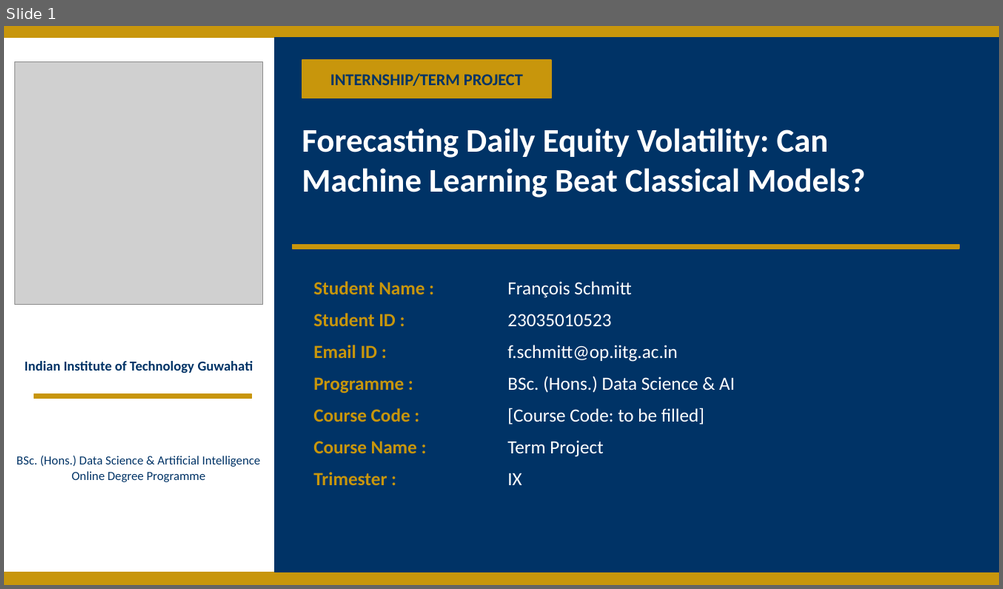
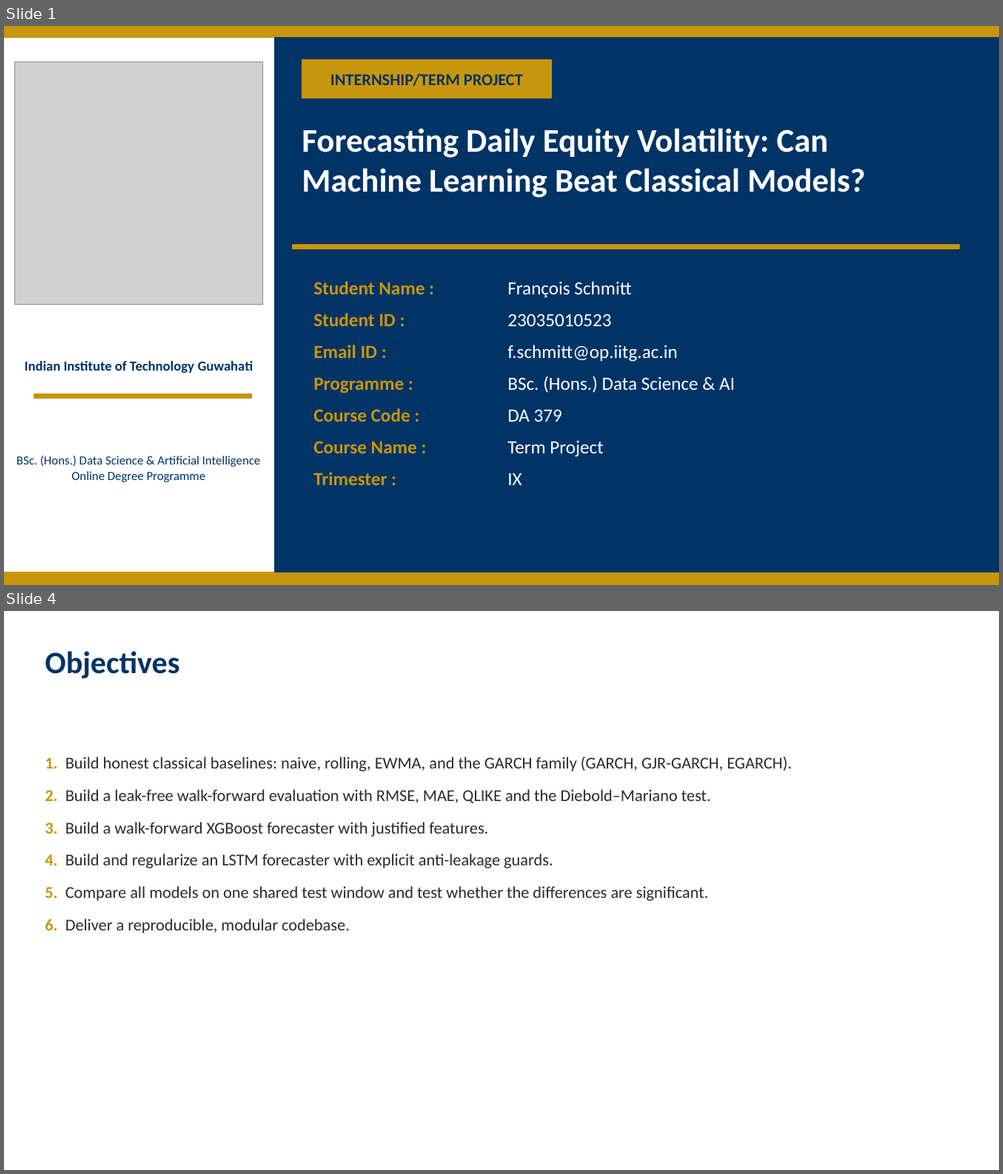
Before and after one commit to iitgF/T9, a slide deck: Project_Video_Presentation.pptx. Shown one above the other, each under a label of ours: slide 1 before the commit, slides 1 and 4 after it; the slides between them are not shown. The pictures are 1003x589 and 1003x1174 pixels, drawn with LibreOffice and Linux fonts; fonts in the diff are those of the drawing; grey boxes stand for pictures. Boxes give left, top, right and bottom in pixels: in the first picture for what was removed or moved away, otherwise in the second. Text is boxed around its words. In the diff, an @@ line names an element or a change of style, - is before the commit and + after.

```diff
--- a/Project_Video_Presentation.pptx
+++ b/Project_Video_Presentation.pptx
@@ slide 4 added at <box>4,611,999,1170</box>, background #FFFFFF @@
@@ text added at <box>45,651,179,678</box>, 30 pt, text #003366, bold @@
+Objectives
@@ text added at <box>45,757,792,934</box>, 16 pt, text #2B2B2B @@
+1. Build honest classical baselines: naive, rolling, EWMA, and the GARCH family (GARCH, GJR-GARCH, EGARCH).
+2. Build a leak-free walk-forward evaluation with RMSE, MAE, QLIKE and the Diebold–Mariano test.
+3. Build a walk-forward XGBoost forecaster with justified features.
+4. Build and regularize an LSTM forecaster with explicit anti-leakage guards.
+5. Compare all models on one shared test window and test whether the differences are significant.
+6. Deliver a reproducible, modular codebase.
@@ slide 1 changed as well @@
@@ text at <box>507,409,562,422</box>: text changed @@
-[Course Code: to be filled]
+DA 379
```
Also in this commit, not shown: 5 other slides changed, 5 other slides added, 2 slides removed, 1 other file.
